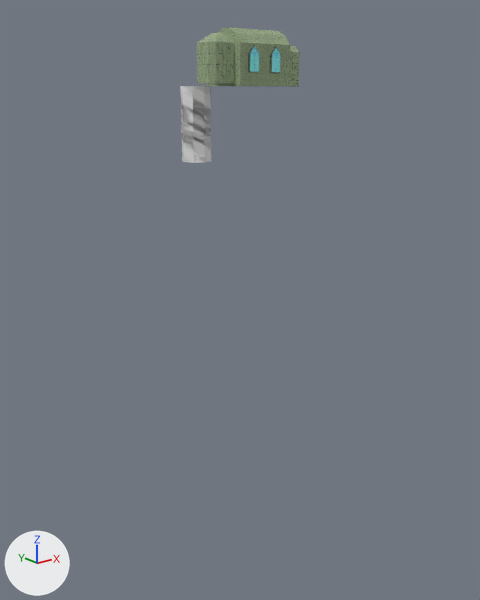
The Blender file 3DAssets/Evironnement/Church.blend: old version first, new version second.
Both versions are drawn from a 50 mm lens placed at (-96.4, -119.1, -1.2), pointed at (3.2, 5.4, -51.0). Lighting does not change. The marker at lower left points along +X, +Y and +Z.

Before the edit, the objects in view are built like this:
```python
me_cylinder_002 = bpy.data.meshes.new('Cylinder.002')
me_cylinder_002.from_pydata(...)  # 216 vertices, 210 faces, 2 loose edges; spans x -0.55..0.55, y -0.55..0.55, z -1.067..0.0
me_cylinder_002.materials.append(mat_stairs)  # white #e7e7e7
me_plane = bpy.data.meshes.new('Plane')
me_plane.from_pydata(...)  # 252 vertices, 252 faces; spans x -11.0..13.9, y -5.4..7.0, z 0.0..11.6
# faces by material slot: [248, 4]
me_plane.materials.append(mat_wood)  # picture img_churchspritesheet_png
me_plane.materials.append(mat_glass)
ob_church_col = bpy.data.objects.new('Church-col', me_plane)
ob_church_col.location = (0.0, 0.0, 0.0)
ob_stairs_col = bpy.data.objects.new('Stairs-col', me_cylinder_002)
ob_stairs_col.location = (-6.0, 10.0, 0.0)
ob_stairs_col.scale = (6.0, 6.0, 6.0)
_m = ob_stairs_col.modifiers.new('Screw', 'SCREW')
_m.steps = 8
_m.render_steps = 8
_m.screw_offset = -1.7
```
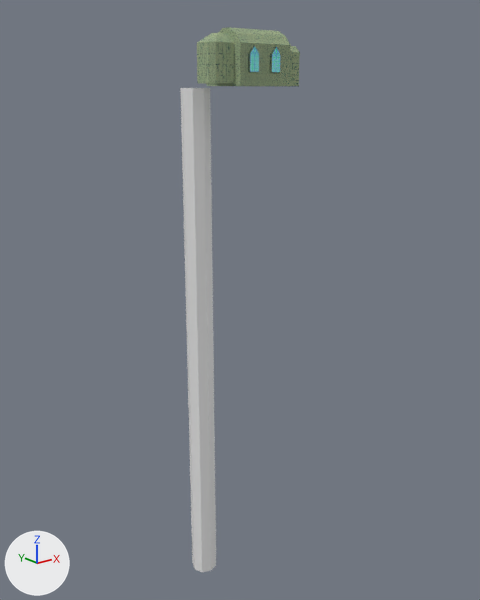
Changed parts and their boxes (x1, y1, x2, y2) in the pictures (480 x 600 px):
'Stairs-col', moved, modifiers changed: before (180, 86, 211, 163); after (180, 88, 216, 572)

What changed in the scene script:
```text
Change ob_stairs_col:
    ob_stairs_col.location: (-6.0, 10.0, 0.0) -> (-6.0, 10.0, -0.4)
    remove _m = ob_stairs_col.modifiers.new('Screw', 'SCREW')
    remove _m.steps = 8
    remove _m.render_steps = 8
    remove _m.screw_offset = -1.7
    add _m = ob_stairs_col.modifiers.new('Array', 'ARRAY')
    add _m.count = 20
    add _m.use_constant_offset = True
    add _m.constant_offset_displace = (0.0, 0.0, 0.0)
    add _m.relative_offset_displace = (0.0, 0.0, -1.0)
```
